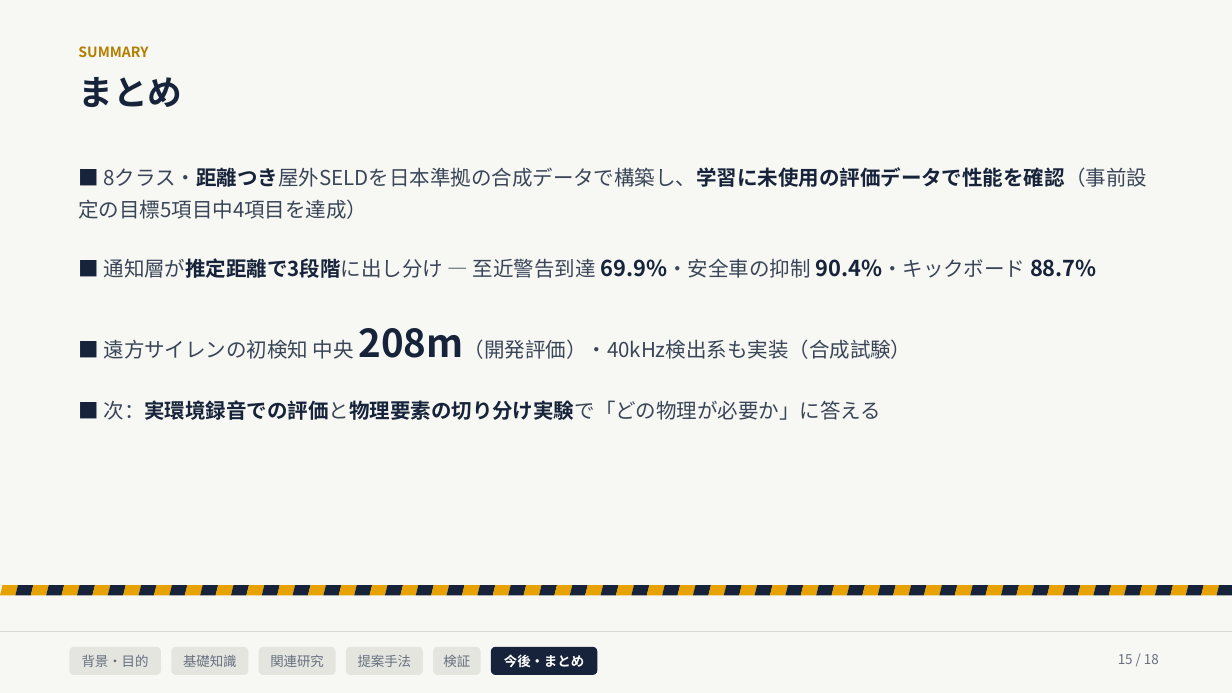
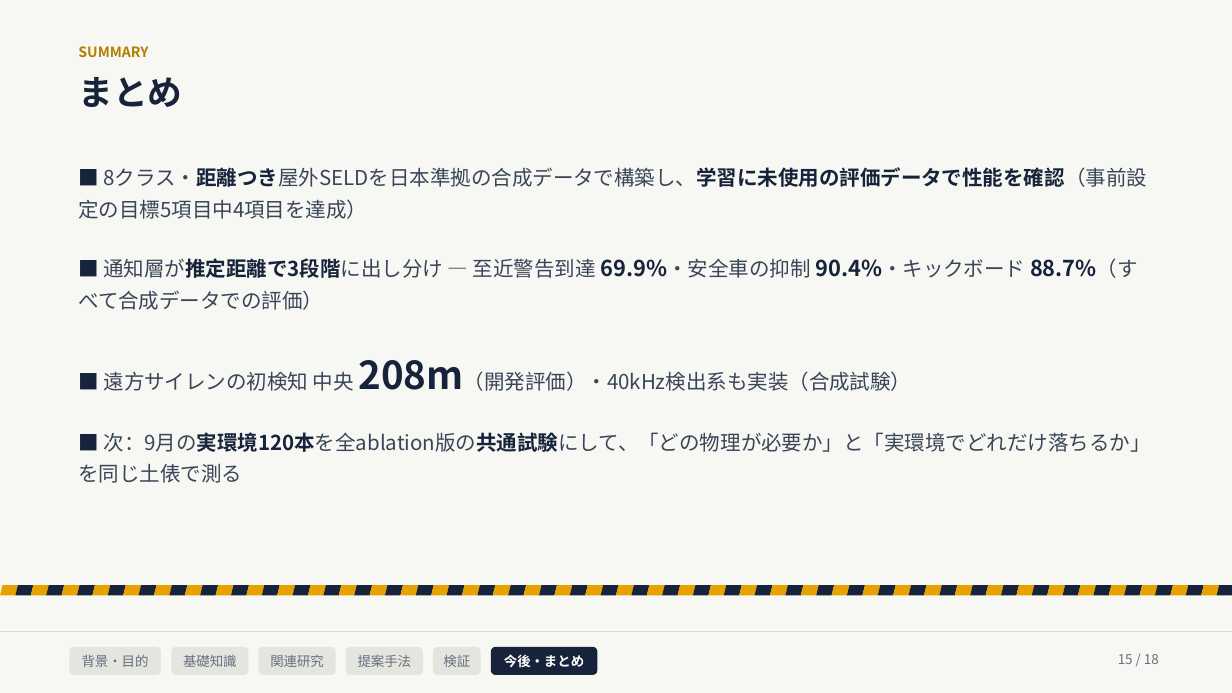
Before and after one commit to Noosdoo/outdoor-seld-sim, a slide deck: slide 15 of md/seminar/中間発表スライド_2026-08-10.pptx. Drawn at 1232x693 pixels with LibreOffice and Linux fonts; fonts in the diff are those of the drawing. Boxes give left, top, right and bottom in pixels: in the first picture for what was removed or moved away, otherwise in the second. Text is boxed around its words. In the diff, an @@ line names an element or a change of style, - is before the commit and + after.

```diff
--- a/md/seminar/中間発表スライド_2026-08-10.pptx
+++ b/md/seminar/中間発表スライド_2026-08-10.pptx
@@ text at (78,258,1138,310): text changed @@
-■ 通知層が推定距離で3段階に出し分け — 至近警告到達 69.9%・安全車の抑制 90.4%・キックボード 88.7%
+■ 通知層が推定距離で3段階に出し分け — 至近警告到達 69.9%・安全車の抑制 90.4%・キックボード 88.7%（すべて合成データでの評価）
@@ text at (78,432,1151,483): text changed; text colour #16233A to #3A4658; bold off @@
-■ 次：実環境録音での評価と物理要素の切り分け実験で「どの物理が必要か」に答える
+■ 次：9月の実環境120本を全ablation版の共通試験にして、「どの物理が必要か」と「実環境でどれだけ落ちるか」を同じ土俵で測る
```
Also in this commit, not shown: 2 other slides changed, 16 other files.
